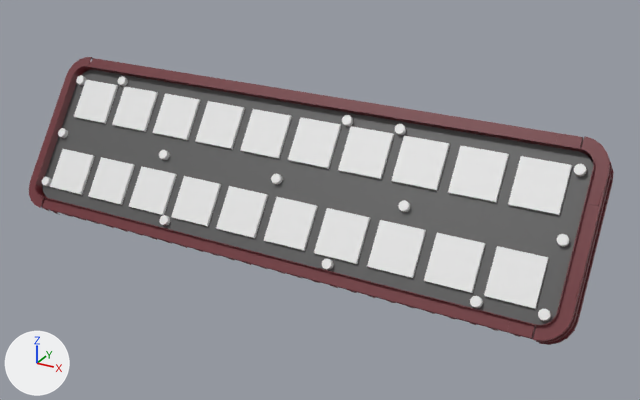
One commit to the glTF model public/potline.glb: the scene before it, then after it.
Before and after are seen from a 50 mm camera at (14.5, -24.9, 13.4) aimed at (-0.4, 2.1, -0.1). The lights are fixed; the arrows at lower left show +X, +Y and +Z. Where no turn or scale is listed for an object, it has been applied to the vertices.
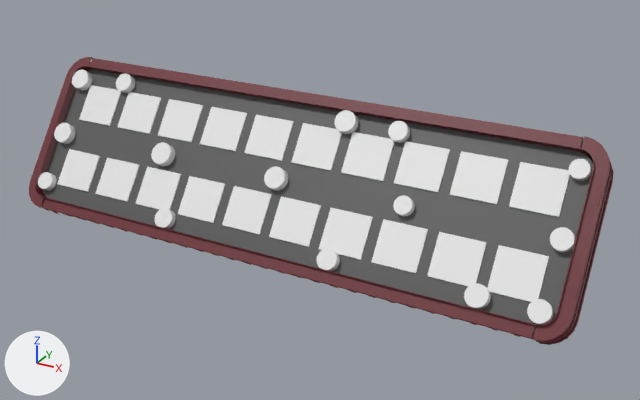
Where the change shows, as pixel boxes [x1, y1, x2, y2] in the pictures (640 x 400 px):
'Cube.001', moved, rescaled: before [50, 149, 549, 309]; after [57, 149, 549, 302]
'Cube.002', moved, rescaled: before [74, 80, 572, 215]; after [79, 85, 570, 217]
'Circle.002', moved, rescaled (100% wider, 108% taller): before [470, 296, 483, 308]; after [464, 283, 491, 309]
'Circle.014', moved, rescaled (100% wider, 108% taller): before [538, 309, 551, 321]; after [527, 299, 554, 325]
'Circle.006', rescaled (100% wider, 93% taller): before [557, 234, 569, 247]; after [550, 227, 575, 253]
'Circle.010', rescaled: before [271, 173, 283, 185]; after [264, 167, 288, 191]
'Circle.004', rescaled: before [159, 150, 170, 160]; after [151, 142, 175, 166]
'Circle.013', moved, rescaled: before [342, 115, 353, 126]; after [335, 110, 358, 134]
'Circle.011', moved, rescaled: before [322, 259, 334, 270]; after [317, 249, 340, 271]
'Circle.008', rescaled: before [574, 164, 587, 177]; after [569, 159, 591, 181]
'Circle.009', moved, rescaled (92% wider, 92% taller): before [395, 124, 406, 135]; after [388, 121, 410, 143]
'Circle', moved, rescaled: before [58, 128, 68, 138]; after [54, 123, 76, 144]
'Circle.007', rescaled (77% wider, 77% taller): before [398, 200, 410, 212]; after [393, 195, 415, 217]
'Circle.012', recoloured, moved, rescaled: before [76, 75, 86, 85]; after [72, 69, 93, 91]
'Circle.005', moved, rescaled: before [159, 215, 170, 226]; after [155, 208, 175, 229]
'Circle.003', moved, rescaled: before [118, 76, 128, 86]; after [116, 73, 135, 93]
'Circle.001', moved, rescaled (82% wider, 100% taller): before [42, 177, 52, 186]; after [38, 172, 57, 191]

What changed in the scene script:
```text
Change mat_material_003:
    mat_material_003.base_color: (0.8, 0.8, 0.8) -> (0.0887, 0.0887, 0.0887)  # white #e7e7e7 -> dark grey #545454
Change me_cube_001:
    where me_cube_001.from_pydata(...)  # 56 vertices, 108 faces; spans x -11.1..10.8, y -2.5..1.7, z -2.5..2.9
    remove me_cube_001.materials.append(mat_material_002)  # dark grey #545454
    add me_cube_001.materials.append(mat_material_003)  # dark grey #545454
Change ob_cube_001:
    ob_cube_001.location: (7.85, 0.84, -0.81) -> (7.87, 0.9, -0.71)
    ob_cube_001.scale: (0.841, 0.841, 0.841) -> (0.777, 0.83, 0.777)
Change ob_cube_002:
    ob_cube_002.location: (7.85, 2.64, 1.73) -> (7.87, 2.57, 1.63)
    ob_cube_002.scale: (0.841, 0.841, 0.841) -> (0.777, 0.83, 0.777)
Change ob_circle:
    ob_circle.location: (-12.18, 1.03, 0.88) -> (-12.02, 1.03, 0.88)
    ob_circle.scale: (0.187, 0.187, 0.187) -> (0.425, 0.425, 0.425)
Change ob_circle_001:
    ob_circle_001.location: (-12.18, -0.21, -0.87) -> (-12.11, -0.21, -0.87)
    ob_circle_001.scale: (0.187, 0.187, 0.187) -> (0.365, 0.365, 0.365)
Change ob_circle_003:
    ob_circle_003.location: (-10.0, 2.58, 3.06) -> (-9.78, 2.53, 2.99)
    ob_circle_003.scale: (0.187, 0.187, 0.187) -> (0.383, 0.383, 0.383)
Change ob_circle_004:
    ob_circle_004.scale: (0.187, 0.187, 0.187) -> (0.444, 0.444, 0.444)
Change ob_circle_005:
    ob_circle_005.location: (-5.84, -0.43, -1.17) -> (-5.84, -0.35, -1.15)
    ob_circle_005.scale: (0.187, 0.187, 0.187) -> (0.394, 0.394, 0.394)
Change ob_circle_007:
    ob_circle_007.scale: (0.187, 0.187, 0.187) -> (0.342, 0.342, 0.342)
Change ob_circle_002:
    ob_circle_002.location: (6.82, -0.46, -1.22) -> (6.82, -0.36, -1.08)
    ob_circle_002.scale: (0.187, 0.187, 0.187) -> (0.401, 0.401, 0.401)
Change ob_circle_006:
    ob_circle_006.scale: (0.187, 0.187, 0.187) -> (0.38, 0.38, 0.38)
Change ob_circle_008:
    ob_circle_008.scale: (0.187, 0.187, 0.187) -> (0.335, 0.335, 0.335)
Change ob_circle_009:
    ob_circle_009.location: (2.61, 2.57, 3.05) -> (2.61, 2.51, 2.97)
    ob_circle_009.scale: (0.187, 0.187, 0.187) -> (0.362, 0.362, 0.362)
Change ob_circle_010:
    ob_circle_010.scale: (0.187, 0.187, 0.187) -> (0.418, 0.418, 0.418)
Change ob_circle_011:
    ob_circle_011.location: (1.34, -0.47, -1.24) -> (1.34, -0.39, -1.12)
    ob_circle_011.scale: (0.187, 0.187, 0.187) -> (0.383, 0.383, 0.383)
Change ob_circle_012:
    ob_circle_012.location: (-12.16, 2.42, 2.84) -> (-12.06, 2.42, 2.84)
    ob_circle_012.scale: (0.187, 0.187, 0.187) -> (0.418, 0.418, 0.418)
Change ob_circle_013:
    ob_circle_013.location: (0.52, 2.57, 3.04) -> (0.52, 2.52, 2.98)
    ob_circle_013.scale: (0.187, 0.187, 0.187) -> (0.407, 0.407, 0.407)
Change ob_circle_014:
    ob_circle_014.location: (9.02, -0.39, -1.11) -> (8.89, -0.35, -1.07)
    ob_circle_014.scale: (0.187, 0.187, 0.187) -> (0.384, 0.384, 0.384)
```
